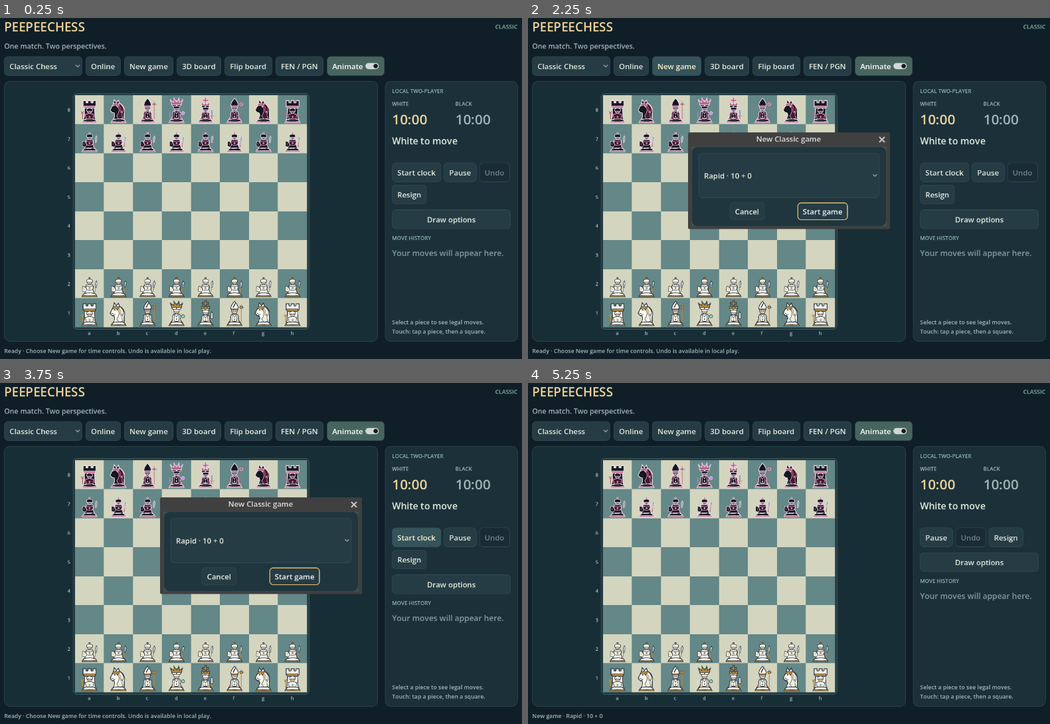
Above: before the commit, frames 1-4 (two rows, left to right).
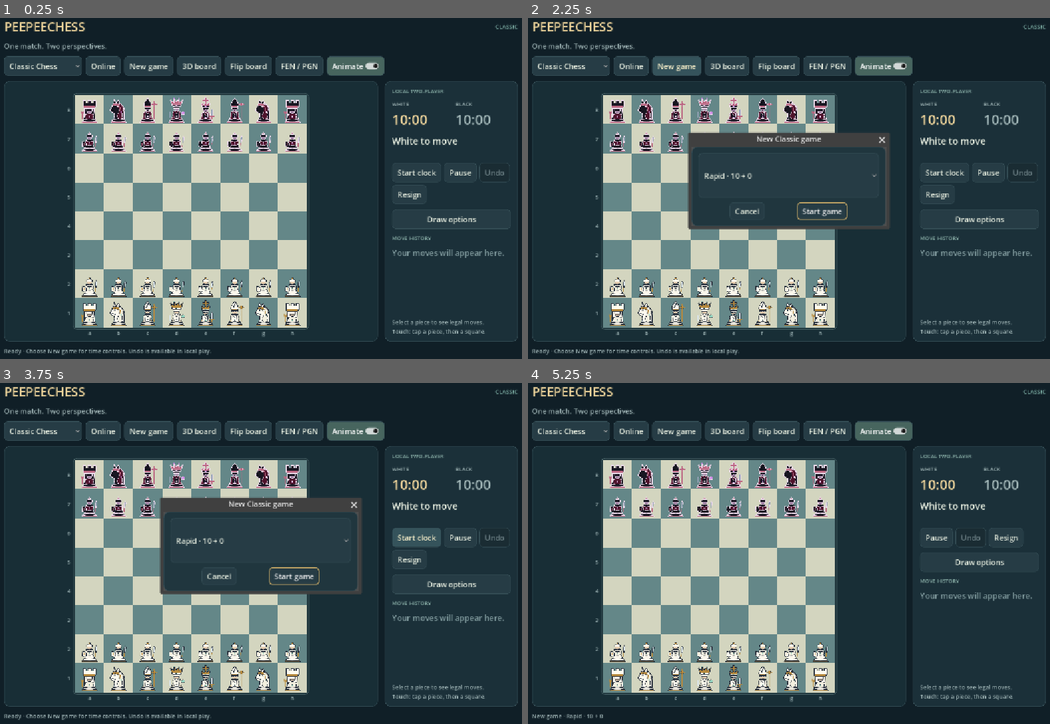
Above: after the commit, the same moments.

Repository: liamvwoudenberg-lang/Peepeechess
Game: Godot game, scene res://app/main.tscn
The game is run twice, just before and just after one commit, with the same random seed, the same clock (stepped at 60 frames per second) and the same inputs. After the commit the project has no main scene; this scene is started directly in both runs.
Inputs:
- Up to frame 1 (0.25 s): no input
- Up to frame 2 (2.25 s): click "Classic Chess" at 0.5 s; click "Classic Chess" at 1.25 s; click "New game" at 2 s
- Up to frame 3 (3.75 s): click "New game" at 2.75 s; click "Start clock" at 3.5 s
- Up to frame 4 (5.25 s): click "Start clock" at 4.25 s; click "Start game" at 5 s

The runs differ from the first frame. In frame 1, 5.7% of the frame differs, in the area x 0-100%, y 1-99%; in frame 2, 5.7%; in frame 3, 5.7%; in frame 4, 5.4%.

Commit message:
Configure responsive landscape native application and Android texture exports

Diff:
--- a/godot/project.godot
+++ b/godot/project.godot
@@ -1,10 +1,10 @@
-; Native Classic client; the existing web application remains at repository root.
+; Native multiplayer application; the existing web application remains at repository root.
 config_version=5
 
 [application]
 config/name="Peepeechess"
-config/version="0.2.0-classic"
-run/main_scene="res://app/main.tscn"
+config/version="0.3.0-multiplayer"
+run/main_scene="res://ui/application.tscn"
 config/features=PackedStringArray("4.6", "GL Compatibility")
 
 [display]
@@ -12,8 +12,11 @@
 window/size/viewport_height=800
 window/size/window_width_override=1200
 window/size/window_height_override=800
-window/size/min_width=360
-window/size/min_height=600
+window/size/min_width=640
+window/size/min_height=360
+window/handheld/orientation=0
+window/stretch/mode="canvas_items"
+window/stretch/aspect="expand"
 
 [input_devices]
 pointing/emulate_mouse_from_touch=true
@@ -24,3 +27,4 @@
 [rendering]
 renderer/rendering_method="gl_compatibility"
 renderer/rendering_method.mobile="gl_compatibility"
+textures/vram_compression/import_etc2_astc=true
